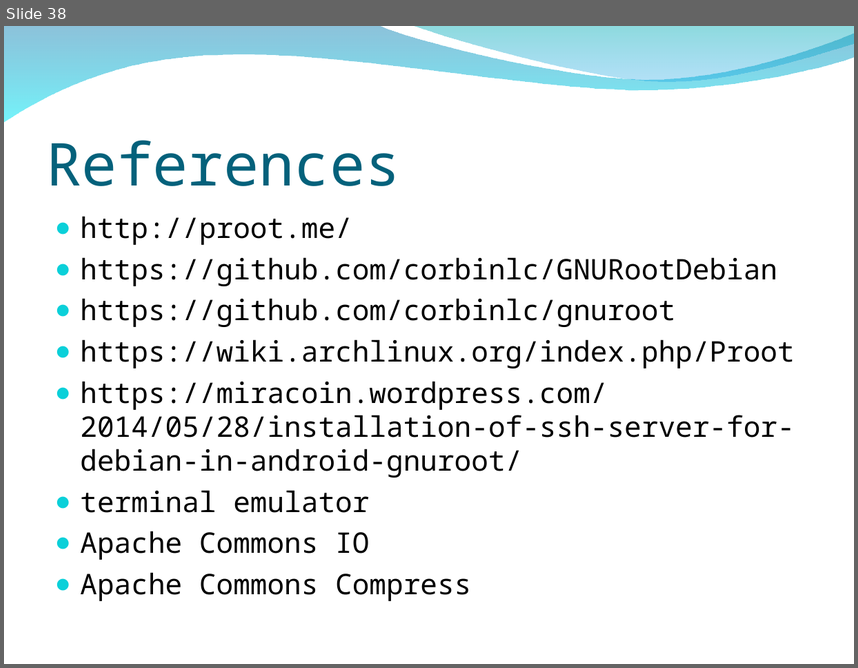
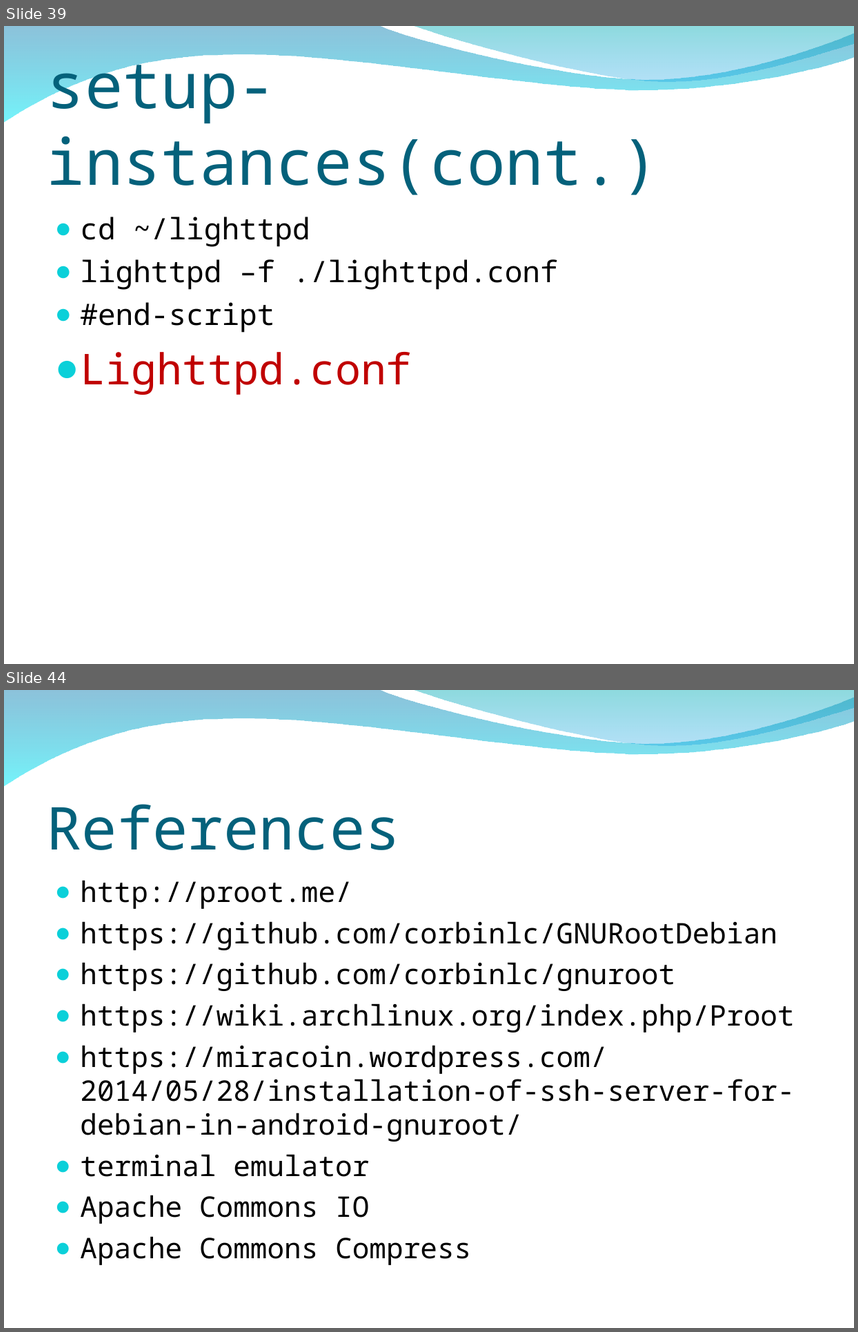
Before and after one commit to peter279k/regular_meeting, a slide deck: Proot.ppt. Shown one above the other, each under a label of ours: slide 38 before the commit, slides 39 and 44 after it; the slides between them are not shown. The pictures are 858x668 and 858x1332 pixels, drawn with LibreOffice and Linux fonts; fonts in the diff are those of the drawing; background and template pictures are left out. Boxes give left, top, right and bottom in pixels: in the first picture for what was removed or moved away, otherwise in the second. Text is boxed around its words. In the diff, an @@ line names an element or a change of style, - is before the commit and + after.

Commit message:
add setup-instances for http server(including Apache.Lighttpd) test: Ubuntu

```diff
--- a/Proot.ppt
+++ b/Proot.ppt
@@ slide 39 added at [4,26,854,664], background picture (left out); not listed: 2 template elements that a slide beside it also shows @@
@@ title added at [47,49,659,195], 54 pt, text #04617B @@
+setup-instances(cont.)
@@ text added at [80,216,558,394], 25 pt, text #000000 @@
+● cd ~/lighttpd
+● lighttpd –f ./lighttpd.conf
+● #end-script
+● Lighttpd.conf
@@ what was slide 38 is now slide 44 @@
```
Also in this commit, not shown: 6 other slides added, 1 slide removed.
